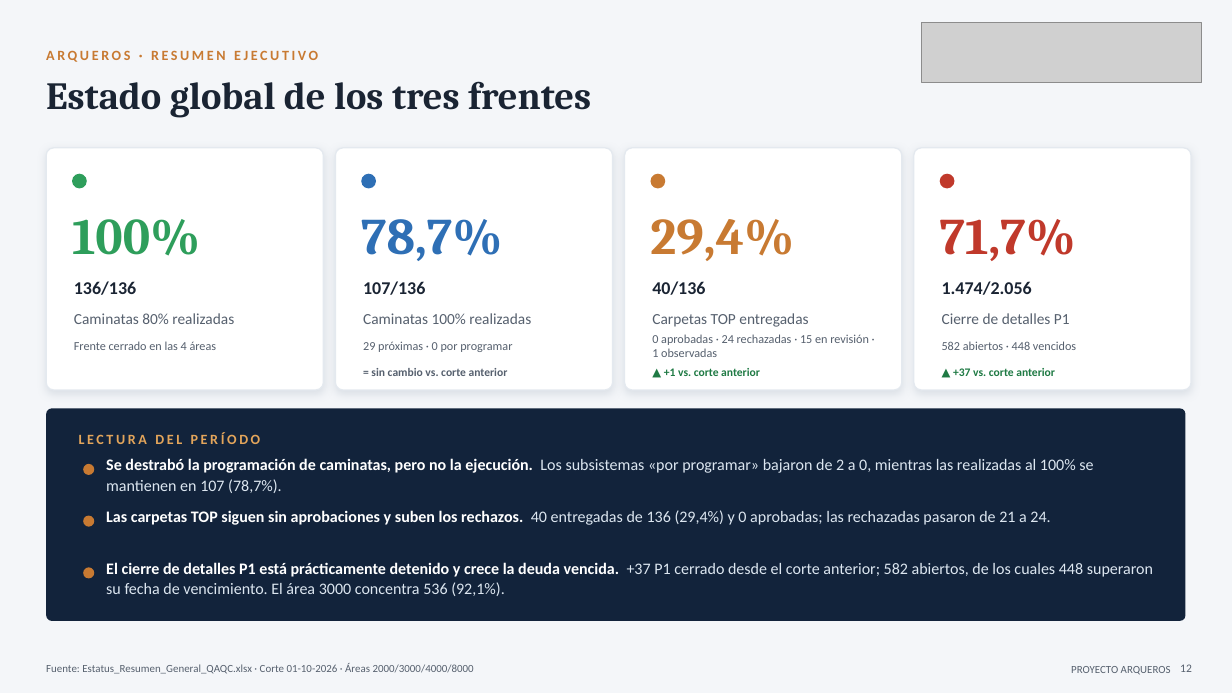
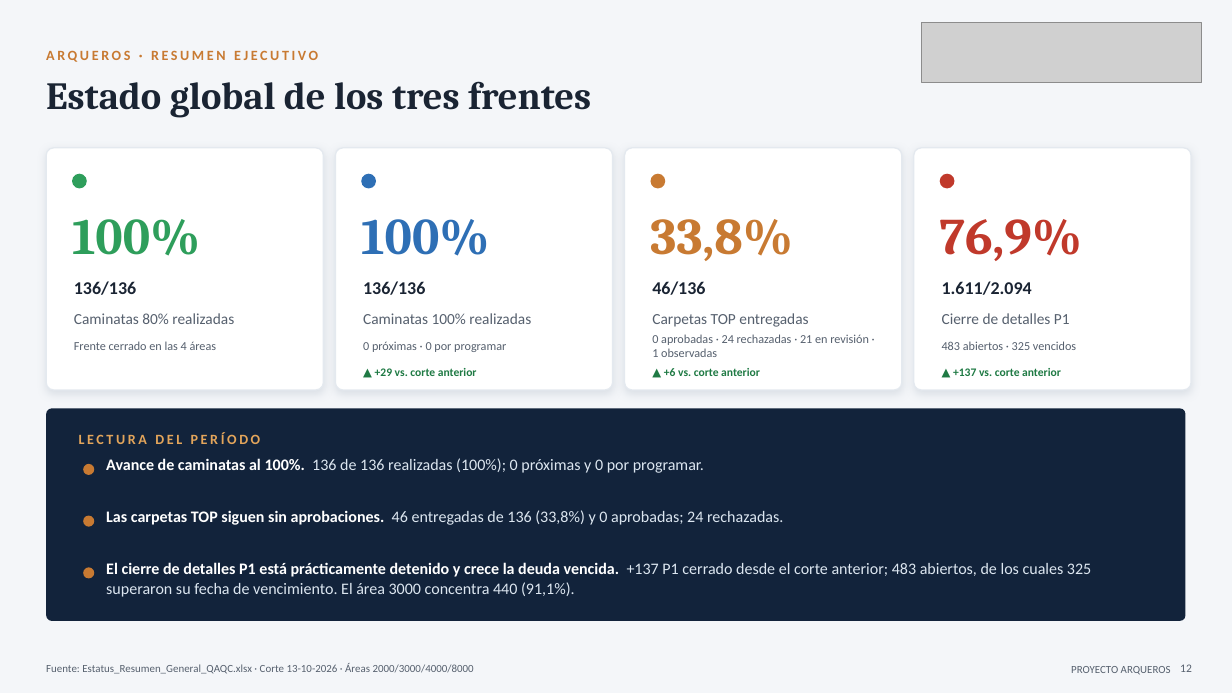
Before and after one commit to tdkvalex/Dashboard-HSEQ, a slide deck: slide 12 of panel_control_TOP_P1/Panel_Control_TOP_P1.pptx. Drawn at 1232x693 pixels with LibreOffice and Linux fonts; fonts in the diff are those of the drawing; grey boxes stand for pictures. Boxes give left, top, right and bottom in pixels: in the first picture for what was removed or moved away, otherwise in the second. Text is boxed around its words. In the diff, an @@ line names an element or a change of style, - is before the commit and + after.

```diff
--- a/panel_control_TOP_P1/Panel_Control_TOP_P1.pptx
+++ b/panel_control_TOP_P1/Panel_Control_TOP_P1.pptx
@@ text at [361,219,489,256]: text changed @@
-78,7%
+100%
@@ text at [650,219,793,261]: text changed @@
-29,4%
+33,8%
@@ text at [940,219,1082,261]: text changed @@
-71,7%
+76,9%
@@ text at [363,281,425,295]: text changed @@
-107/136
+136/136
@@ text at [652,281,705,295]: text changed @@
-40/136
+46/136
@@ text at [942,281,1032,295]: text changed @@
-1.474/2.056
+1.611/2.094
@@ text at [363,341,506,352]: text changed @@
-29 próximas · 0 por programar
+0 próximas · 0 por programar
@@ text at [652,334,869,357]: text changed @@
-0 aprobadas · 24 rechazadas · 15 en revisión · 1 observadas
+0 aprobadas · 24 rechazadas · 21 en revisión · 1 observadas
@@ text at [942,341,1076,350]: text changed @@
-582 abiertos · 448 vencidos
+483 abiertos · 325 vencidos
@@ text at [375,368,477,376]: text changed; text colour #56606E to #1F7A44 @@
-= sin cambio vs. corte anterior
+▲ +29 vs. corte anterior
@@ text at [664,368,760,376]: text changed @@
-▲ +1 vs. corte anterior
+▲ +6 vs. corte anterior
@@ text at [953,368,1061,376]: text changed @@
-▲ +37 vs. corte anterior
+▲ +137 vs. corte anterior
@@ text at [106,458,704,473]: text changed @@
-Se destrabó la programación de caminatas, pero no la ejecución. Los subsistemas «por programar» bajaron de 2 a 0, mientras las realizadas al 100% se mantienen en 107 (78,7%).
+Avance de caminatas al 100%. 136 de 136 realizadas (100%); 0 próximas y 0 por programar.
@@ text at [106,510,783,525]: text changed @@
-Las carpetas TOP siguen sin aprobaciones y suben los rechazos. 40 entregadas de 136 (29,4%) y 0 aprobadas; las rechazadas pasaron de 21 a 24.
+Las carpetas TOP siguen sin aprobaciones. 46 entregadas de 136 (33,8%) y 0 aprobadas; 24 rechazadas.
@@ text at [106,562,1091,597]: text changed @@
-El cierre de detalles P1 está prácticamente detenido y crece la deuda vencida. +37 P1 cerrado desde el corte anterior; 582 abiertos, de los cuales 448 superaron su fecha de vencimiento. El área 3000 concentra 536 (92,1%).
+El cierre de detalles P1 está prácticamente detenido y crece la deuda vencida. +137 P1 cerrado desde el corte anterior; 483 abiertos, de los cuales 325 superaron su fecha de vencimiento. El área 3000 concentra 440 (91,1%).
@@ text at [46,663,474,674]: text changed @@
-Fuente: Estatus_Resumen_General_QAQC.xlsx · Corte 01-10-2026 · Áreas 2000/3000/4000/8000
+Fuente: Estatus_Resumen_General_QAQC.xlsx · Corte 13-10-2026 · Áreas 2000/3000/4000/8000
```
Also in this commit, not shown: 6 other slides changed, 4 other files.
